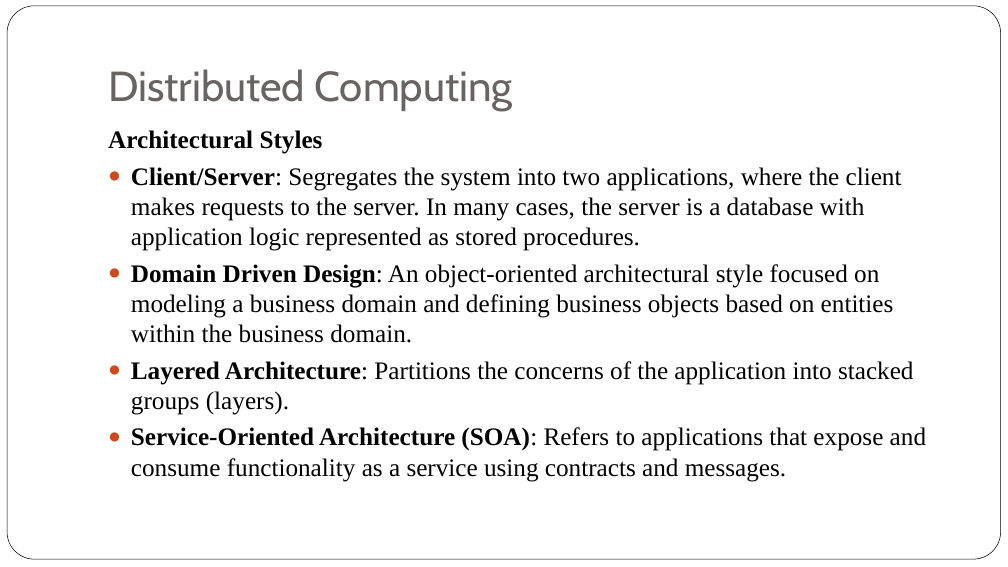
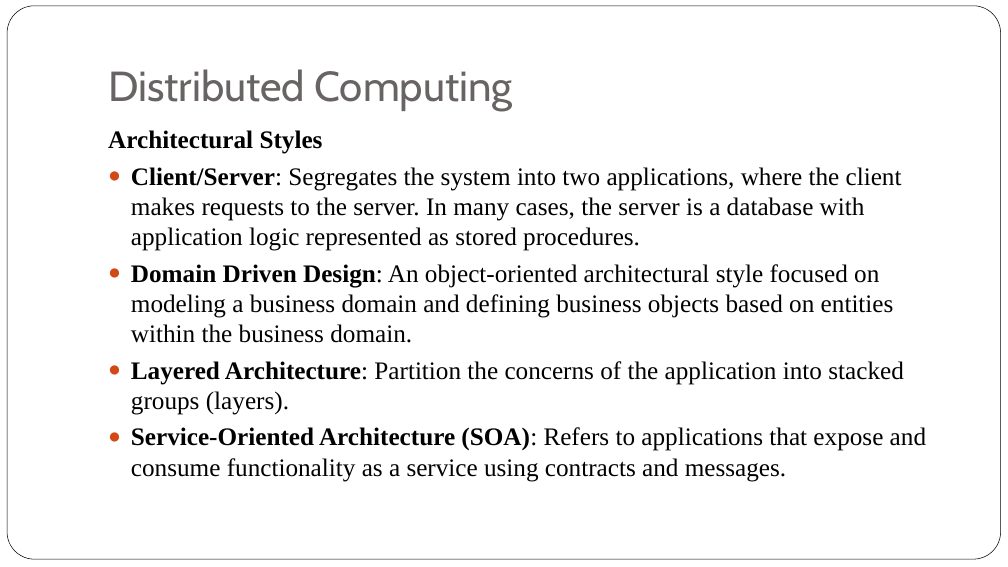
Before and after one commit to iskandersierra/DevSharp, a slide deck: slide 5 of Docs/Distributed Architecture.pptx. Drawn at 1008x567 pixels with LibreOffice and Linux fonts; fonts in the diff are those of the drawing. Boxes give left, top, right and bottom in pixels: in the first picture for what was removed or moved away, otherwise in the second. Text is boxed around its words. In the diff, an @@ line names an element or a change of style, - is before the commit and + after.

```diff
--- a/Docs/Distributed Architecture.pptx
+++ b/Docs/Distributed Architecture.pptx
@@ text at (x1=131, y1=361, x2=904, y2=415): text changed @@
-● Layered Architecture: Partitions the concerns of the application into stacked groups (layers).
+● Layered Architecture: Partition the concerns of the application into stacked groups (layers).
```
Also in this commit, not shown: 10 other slides changed, 2 slides added, 1 slide removed, 9 other files.
